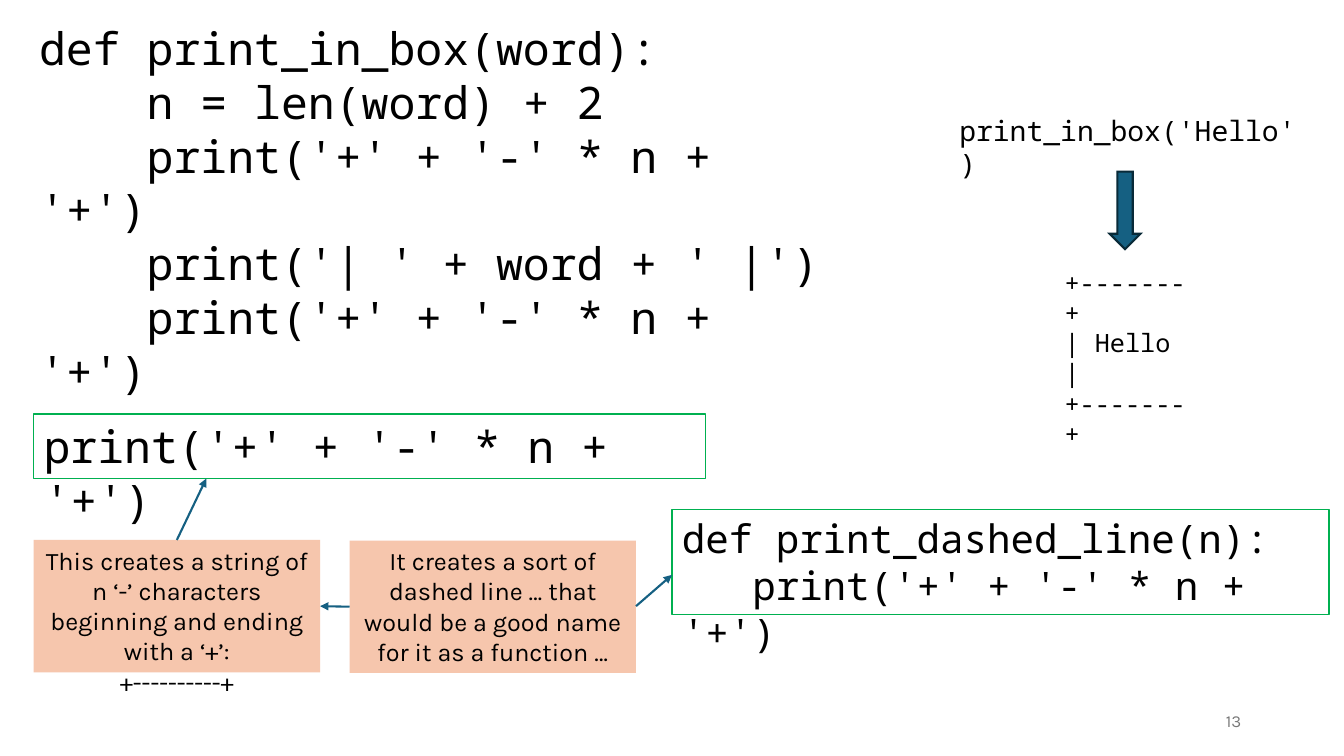
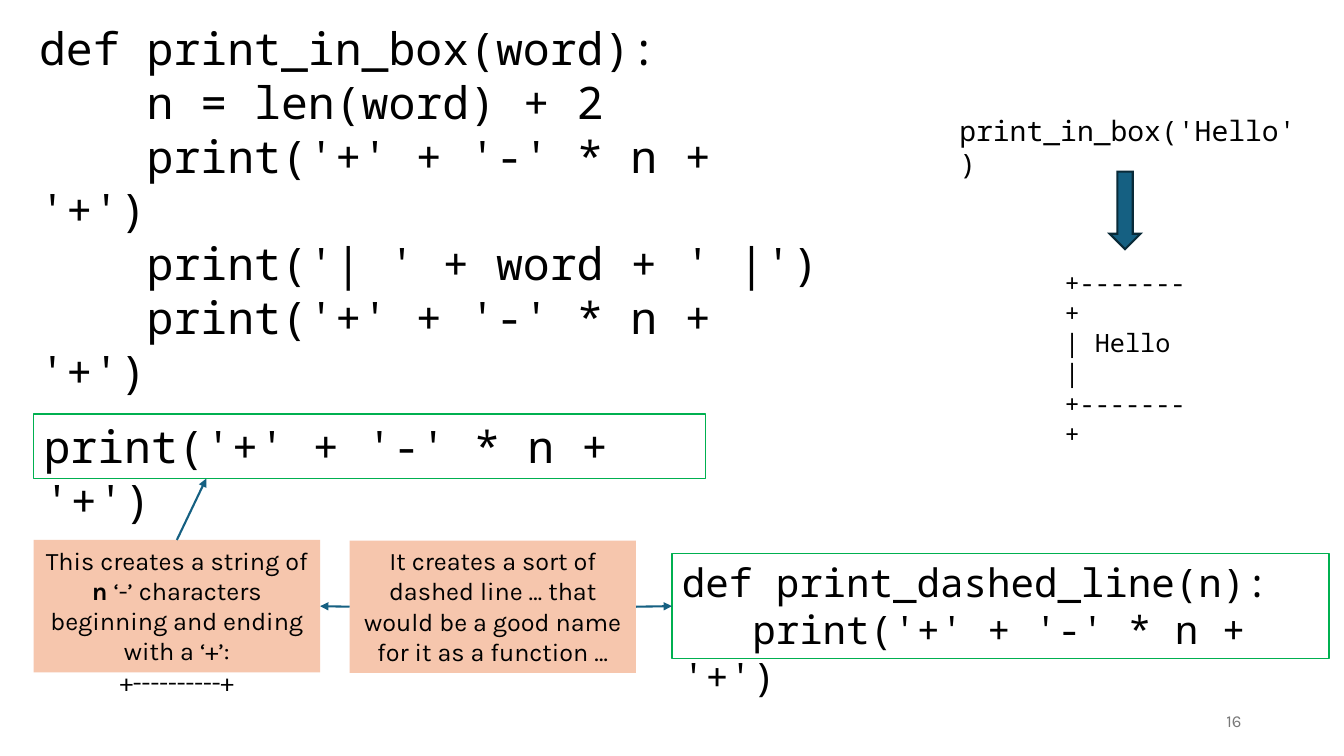
Before and after one commit to tjd1234/cmpt120fall2024, a slide deck: slide 16 of lecture_notes/chapter3/chapter3.pptx (slide 13 before the commit). Drawn at 1344x756 pixels with LibreOffice and Linux fonts; fonts in the diff are those of the drawing. Boxes give left, top, right and bottom in pixels: in the first picture for what was removed or moved away, otherwise in the second. Text is boxed around its words. In the diff, an @@ line names an element or a change of style, - is before the commit and + after.

```diff
--- a/lecture_notes/chapter3/chapter3.pptx
+++ b/lecture_notes/chapter3/chapter3.pptx
@@ rectangle "def print_dashed_line(n): print('+' + '-' ..." moved from (x1=673, y1=509, x2=1330, y2=614) to (x1=673, y1=554, x2=1330, y2=658) @@
@@ arrow moved from (636, 606) - (673, 575) to (636, 607) - (673, 606) @@
@@ page number at (x1=1226, y1=716, x2=1241, y2=727): text changed @@
-13
+16
```
Also in this commit, not shown: 9 other slides changed, 12 slides added, 1 other file.
